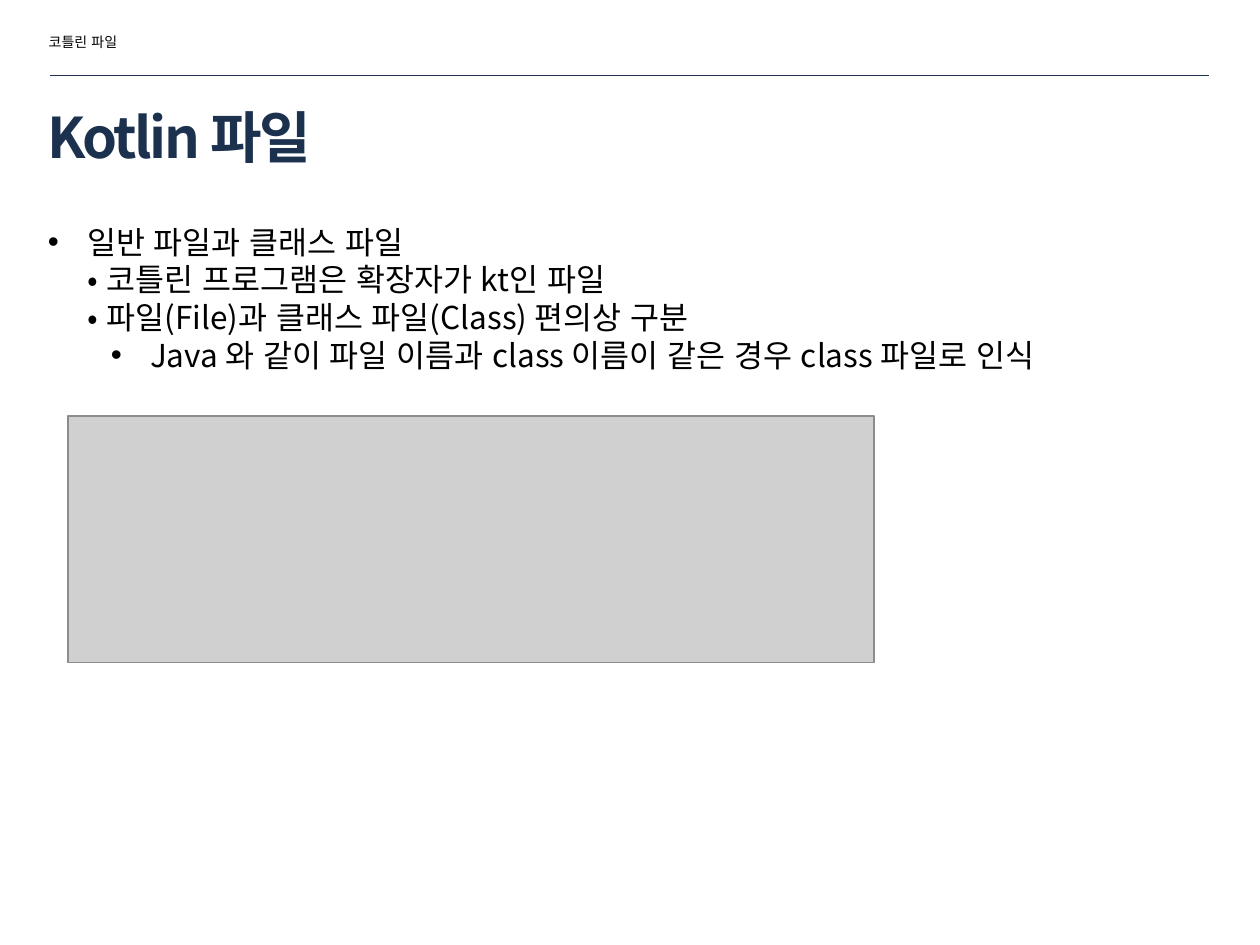
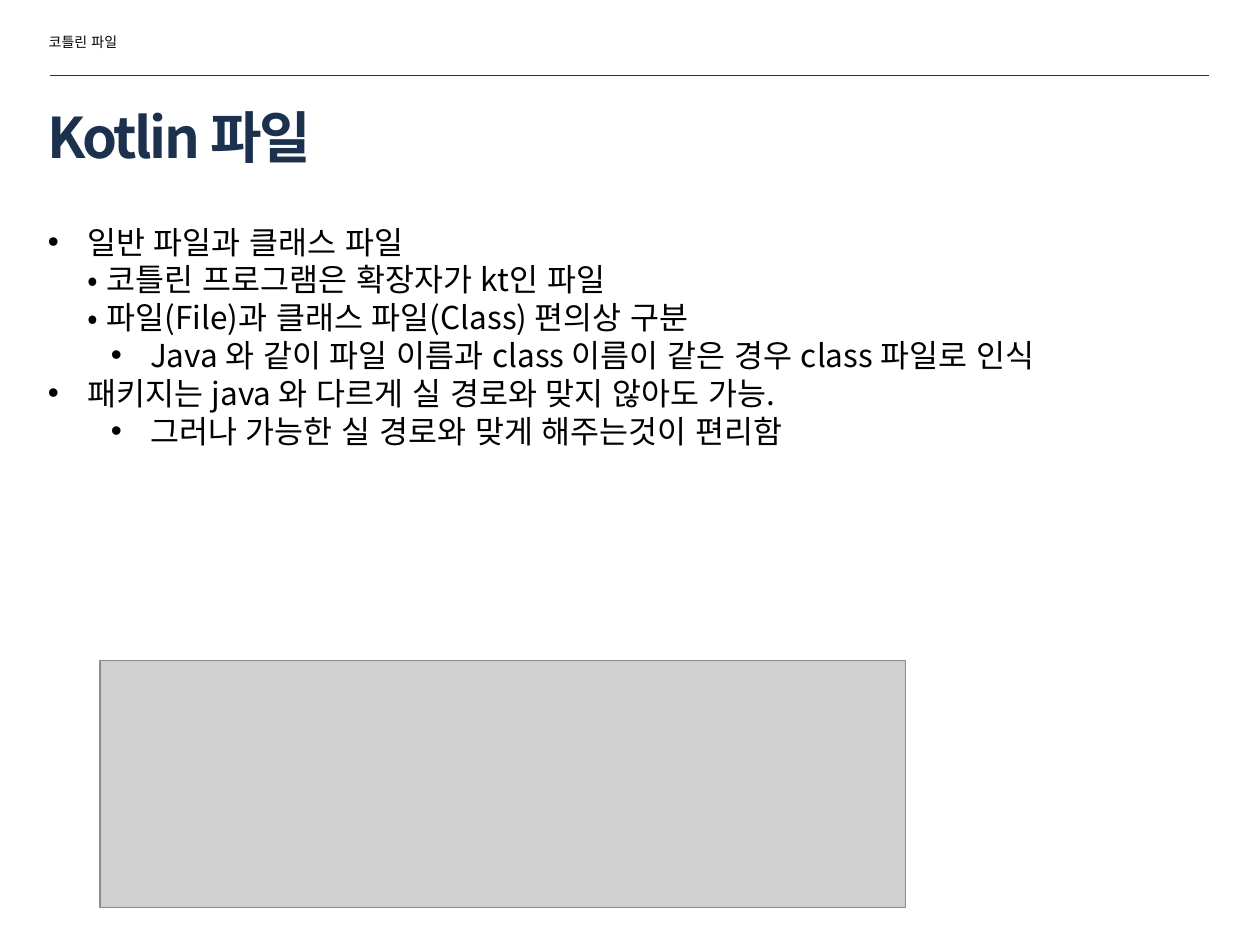
Before and after one commit to zoops/2018-kotlin-lecture, a slide deck: slide 18 of doc/2018-inu-kotlin-01.pptx. Drawn at 1260x945 pixels with LibreOffice and Linux fonts; fonts in the diff are those of the drawing; grey boxes stand for pictures. Boxes give left, top, right and bottom in pixels: in the first picture for what was removed or moved away, otherwise in the second. Text is boxed around its words. In the diff, an @@ line names an element or a change of style, - is before the commit and + after.

Commit message:
t01

```diff
--- a/doc/2018-inu-kotlin-01.pptx
+++ b/doc/2018-inu-kotlin-01.pptx
@@ text at (87, 379, 783, 446): paragraphs added @@
+• 패키지는 java 와 다르게 실 경로와 맞지 않아도 가능.
+  • 그러나 가능한 실 경로와 맞게 해주는것이 편리함
@@ picture: place and size @@
-picture at (68, 416, 874, 663)
+picture at (100, 660, 906, 907)
```
